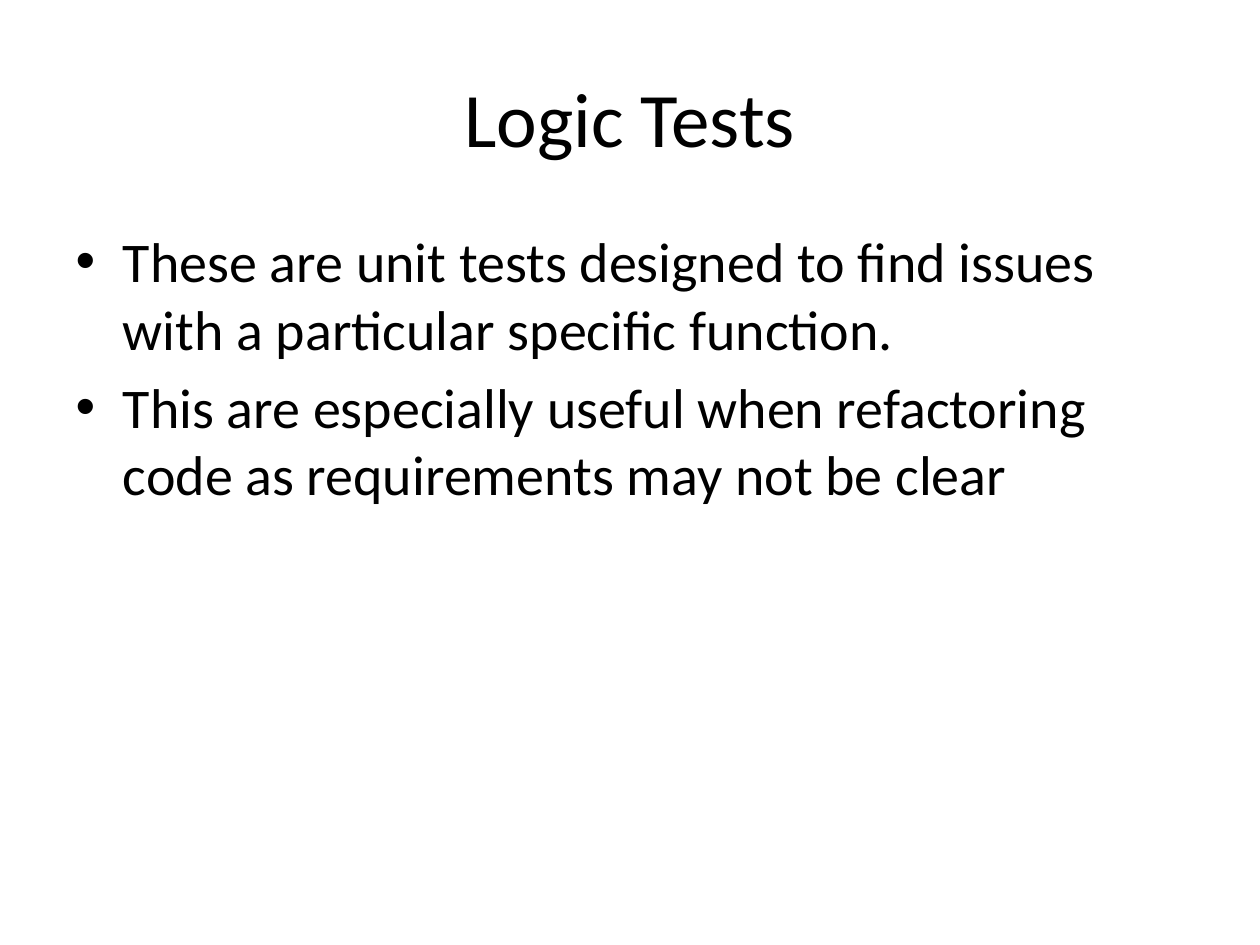
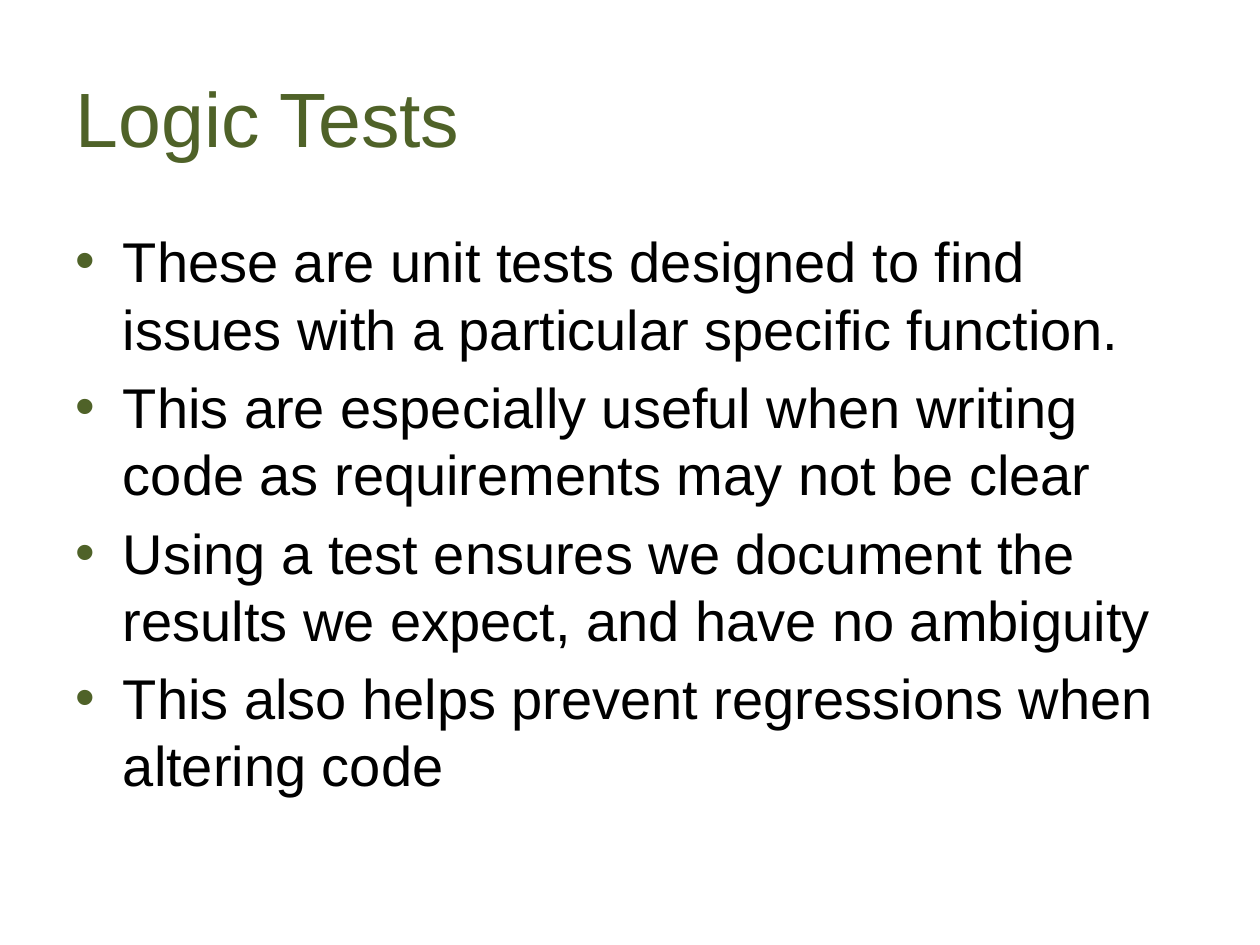
Before and after one commit to way0utwest/UnitTestingTSQL, a slide deck: slide 21 of UnitTestingTSQL.pptx. Drawn at 1260x945 pixels with LibreOffice and Linux fonts; fonts in the diff are those of the drawing; background and template pictures are left out. Boxes give left, top, right and bottom in pixels: in the first picture for what was removed or moved away, otherwise in the second. Text is boxed around its words. In the diff, an @@ line names an element or a change of style, - is before the commit and + after.

```diff
--- a/UnitTestingTSQL.pptx
+++ b/UnitTestingTSQL.pptx
@@ title "Logic Tests" at (76,91,460,162): font Calibri to Arial, text colour #000000 to #4F6228; alignment centre to left @@
@@ text at (123,241,1119,360): font Calibri to Arial in "These are unit tests designed to find ..." @@
@@ text at (123,387,1153,797): text changed; font Calibri to Arial @@
-• This are especially useful when refactoring code as requirements may not be clear
+• This are especially useful when writing code as requirements may not be clear
+• Using a test ensures we document the results we expect, and have no ambiguity
+• This also helps prevent regressions when altering code
```
Also in this commit, not shown: 23 other slides changed, 2 slides added, 2 slides removed, 10 other files.
